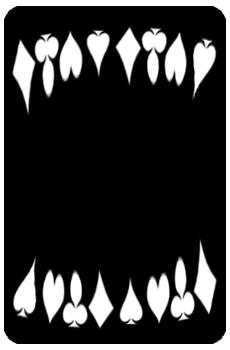
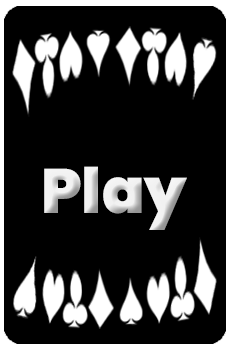
Comparing the layer stacks of the two 230×350 images. Changes:
showed "Play", painted on it over [44, 166, 187, 230]
